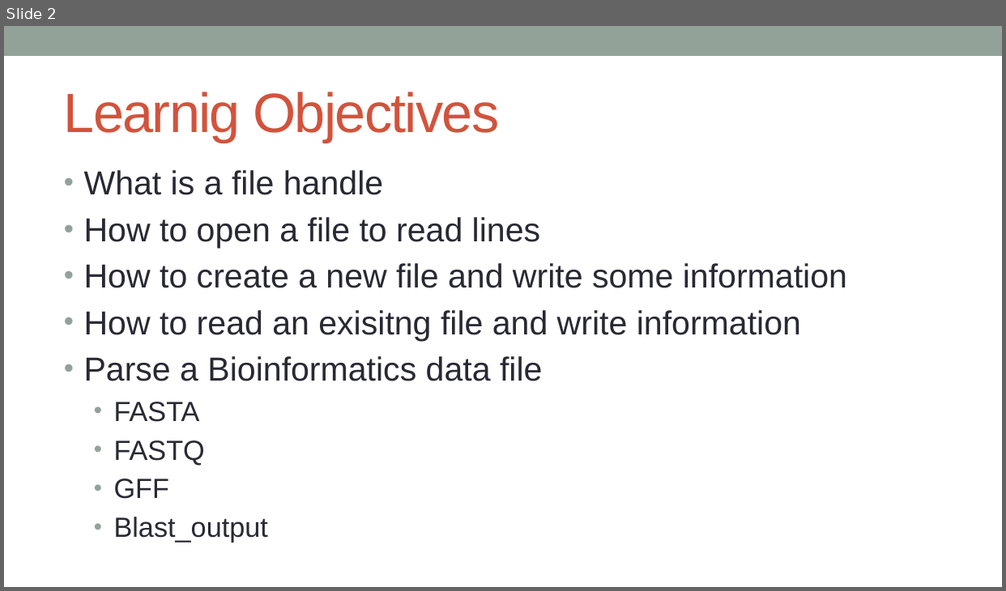
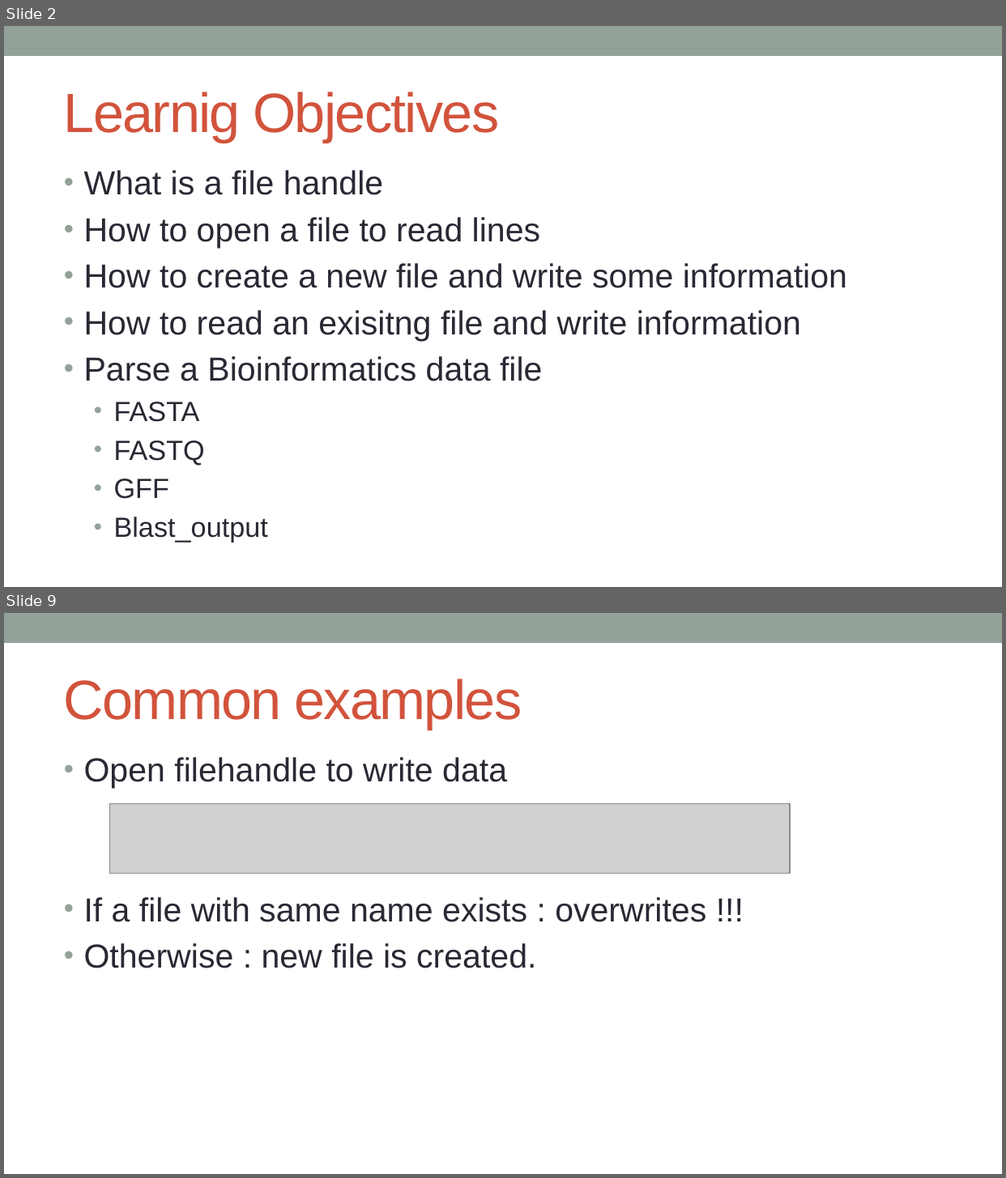
Before and after one commit to kanhu-pcr-code/bioinfo-PERL-course, a slide deck: PPTs/Perl_file_handling.pptx. Shown one above the other, each under a label of ours: slide 2 before the commit, slides 2 and 9 after it; the slides between them are not shown. The pictures are 1006x591 and 1006x1178 pixels, drawn with LibreOffice and Linux fonts; fonts in the diff are those of the drawing; grey boxes stand for pictures. Boxes give left, top, right and bottom in pixels: in the first picture for what was removed or moved away, otherwise in the second. Text is boxed around its words. In the diff, an @@ line names an element or a change of style, - is before the commit and + after.

```diff
--- a/PPTs/Perl_file_handling.pptx
+++ b/PPTs/Perl_file_handling.pptx
@@ slide 9 added at [4, 613, 1002, 1174], background #FFFFFF; not listed: 1 template element that a slide beside it also shows @@
@@ title added at [64, 679, 522, 729], 40 pt, text #D2533C @@
+Common examples
@@ text added at [84, 757, 706, 969], 24 pt, text #292934 @@
+• Open filehandle to write data
+• If a file with same name exists : overwrites !!!
+• Otherwise : new file is created.
@@ picture added at [110, 803, 790, 874] @@
```
Also in this commit, not shown: 20 other slides added, 1 slide removed, 4 other files.
